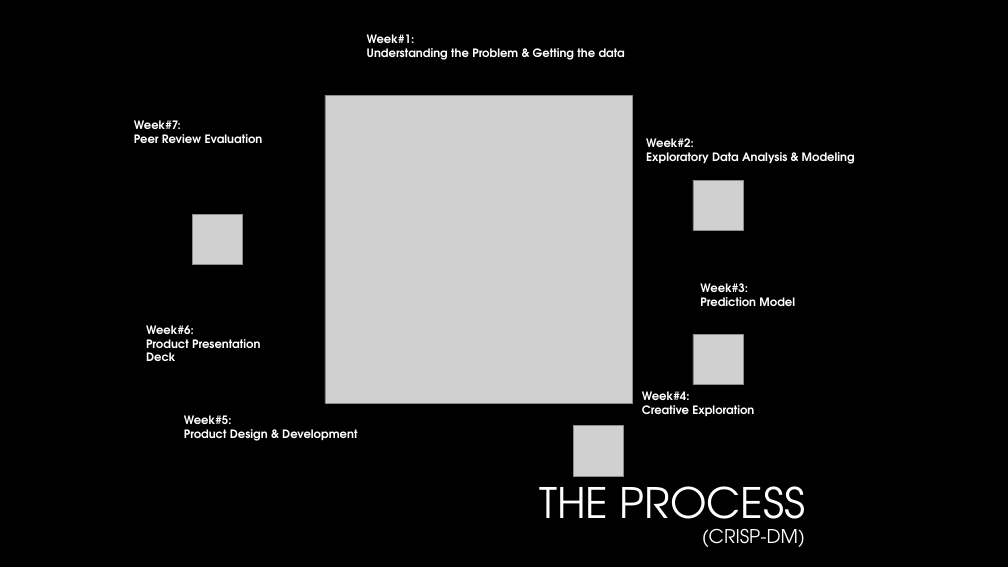
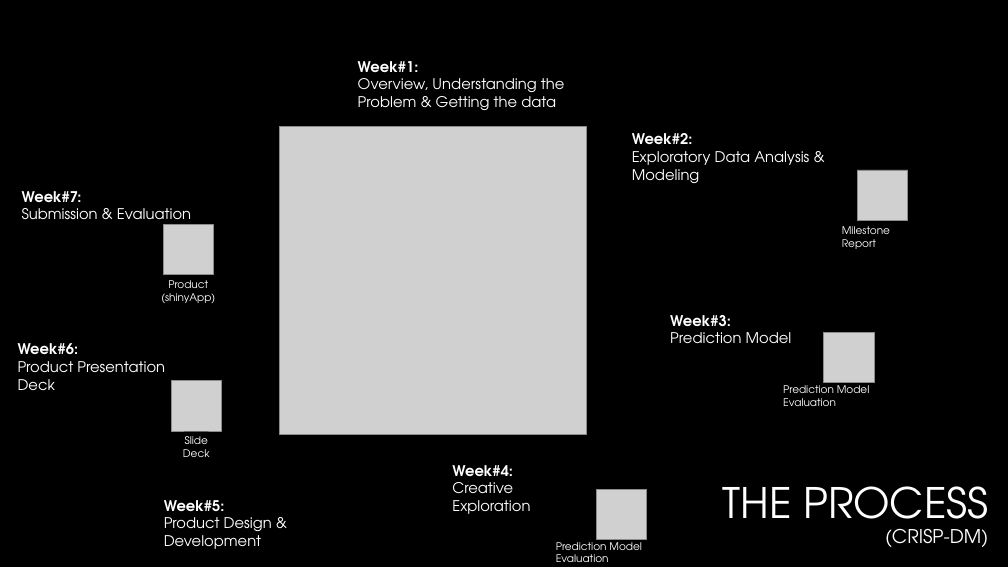
Before and after one commit to pparacch/CapstoneProjectDataScienceSpecialization, a slide deck: slide 5 of notes/meetUp_case_textPrediction.pptx (slide 12 before the commit). Drawn at 1008x567 pixels with LibreOffice and Linux fonts; fonts in the diff are those of the drawing; grey boxes stand for pictures; background and template pictures are left out. Boxes give left, top, right and bottom in pixels: in the first picture for what was removed or moved away, otherwise in the second. Text is boxed around its words. In the diff, an @@ line names an element or a change of style, - is before the commit and + after.

```diff
--- a/notes/meetUp_case_textPrediction.pptx
+++ b/notes/meetUp_case_textPrediction.pptx
@@ text "Week#1:": place and size @@
-text "Week#1:" at [367, 34, 625, 60]
+text "Week#1:" at [358, 61, 565, 110]
@@ text at [358, 78, 565, 110]: text changed; size 11 to 14 pt; bold off @@
-Understanding the Problem & Getting the data
+Overview, Understanding the Problem & Getting the data
@@ text at [358, 61, 419, 79]: size 11 to 14 pt in "Week#1:" @@
@@ picture: place and size @@
-picture at [325, 95, 632, 403]
+picture at [279, 126, 586, 434]
@@ text "Week#2:": place and size @@
-text "Week#2:" at [646, 138, 855, 164]
+text "Week#2:" at [632, 133, 809, 183]
@@ text "Week#2:" at [632, 133, 809, 183]: size 11 to 14 pt; bold off in "Exploratory Data Analysis & Modeling" @@
@@ picture: place and size @@
-picture at [693, 180, 744, 231]
+picture at [858, 170, 908, 221]
@@ text "Week#7:": place and size @@
-text "Week#7:" at [134, 120, 263, 143]
+text "Week#7:" at [22, 191, 191, 227]
@@ text at [22, 208, 191, 227]: text changed; size 11 to 14 pt; bold off @@
-Peer Review Evaluation
+Submission & Evaluation
@@ text at [22, 191, 82, 209]: size 11 to 14 pt in "Week#7:" @@
@@ picture: place and size @@
-picture at [192, 214, 243, 265]
+picture at [163, 225, 214, 275]
@@ text added at [842, 226, 890, 249], 10 pt, text #FFFFFF @@
+Milestone Report
@@ text added at [161, 280, 215, 303], 10 pt, text #FFFFFF @@
+Product (shinyApp)
@@ text "Week#3:": place and size @@
-text "Week#3:" at [700, 283, 795, 306]
+text "Week#3:" at [670, 315, 792, 343]
@@ text "Week#3:" at [670, 315, 792, 343]: size 11 to 14 pt; bold off in "Prediction Model" @@
@@ text "Week#6:": place and size @@
-text "Week#6:" at [146, 325, 260, 361]
+text "Week#6:" at [18, 343, 165, 390]
@@ text "Week#6:" at [18, 343, 165, 390]: size 11 to 14 pt; bold off in "Product Presentation Deck" @@
@@ picture: place and size @@
-picture at [693, 334, 744, 385]
+picture at [824, 333, 875, 383]
@@ picture added at [171, 381, 222, 432] @@
@@ text added at [783, 382, 870, 406], 10 pt, text #FFFFFF @@
+Prediction Model Evaluation
@@ text added at [183, 436, 210, 457], 10 pt, text #FFFFFF @@
+Slide Deck
@@ text "Week#4:": place and size @@
-text "Week#4:" at [642, 391, 754, 416]
+text "Week#4:" at [452, 465, 530, 514]
@@ text "Week#4:" at [452, 465, 530, 514]: size 11 to 14 pt; bold off in "Creative Exploration" @@
@@ title "THE PROCESS (CRISP-DM)" rewrapped from [539, 475, 805, 547] to [723, 486, 988, 547] @@
@@ text "Week#5:": place and size @@
-text "Week#5:" at [184, 415, 357, 441]
+text "Week#5:" at [164, 500, 272, 549]
@@ text "Week#5:" at [164, 500, 272, 549]: size 11 to 14 pt; bold off in "Product Design & Development" @@
@@ picture: place and size @@
-picture at [573, 426, 624, 476]
+picture at [597, 489, 647, 540]
@@ text added at [556, 538, 642, 562], 10 pt, text #FFFFFF @@
+Prediction Model Evaluation
```
Also in this commit, not shown: 4 other slides changed, 1 slide added, 1 slide removed.
